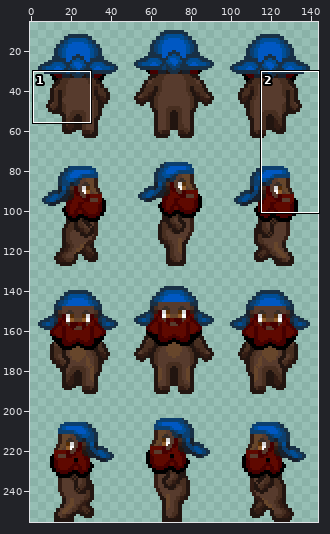
Sprite sheet, stored at collection/cabbit-diamonddmgirl/sprite/people/PNG/48x64_scale2x/townfolk-bearded_man-001-black.png. The picture above shows the old version from afar; the outline marks the close-up.
Close-up. The starting point:
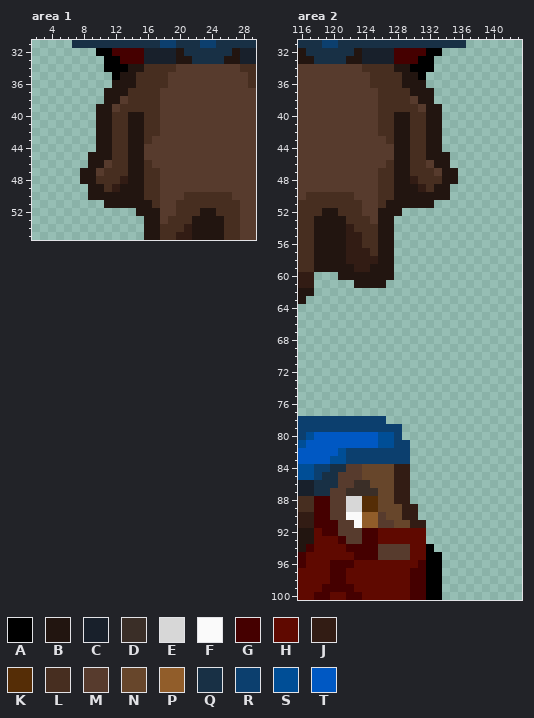
The file is 144x256 pixels. Shown: area 1: x 2..29, y 31..55; area 2: x 116..143, y 31..100. The wide view leaves out empty margins. The commit also changed other parts of the picture, which this record leaves out.
Palette (. is transparent): A #000000  B #221510  C #18202b  D #3a2e27  E #d7d7d7  F #fafafa  G #450000  H #5f0900  J #321c14  K #552d06  L #472e20  M #573b2d  N #67462b  P #915d2a  Q #183045  R #0c3f6e  S #004e96  T #0058c3
Pixels before, area 1, first column x 7:
31 QQQQQQQQQQQRRQQQRRQQQQQ
32 ...AAGGGGCCCCBQQQQQQBCC
33 ....AAGGGCCCCBBQQQQBBCC
34 ....AAABBLLLLMMMMMMMMLL
35 .....ABBLLLLMMMMMMMMMML
36 .....BBBLLLLMMMMMMMMMML
37 ....BBBLLLLMMMMMMMMMMMM
38 ....BBMLLLLMMMMMMMMMMMM
39 ...BBMLLLLLMMMMMMMMMMMM
40 ...BBLLBBLLMMMMMMMMMMMM
41 ...BBLLBBLLMMMMMMMMMMMM
42 ...BBLLBBLLMMMMMMMMMMMM
43 ...BBLLBBLMMMMMMMMMMMMM
44 ...BBLLBBMMMMMMMMMMMMMM
45 ..BBBLLBBMMMMMMMMMMMMMM
46 ..BBMLLBBLMMMMMMMMMMMMM
47 .BBMLLLBBLLMMMMMMMMMMMM
48 .BBLLLJBBLLMMMMMMMMMMMM
49 ..BBLJBBBLLMMMMMMMMMMMM
50 ..BBBBBBBLLMMMLLLLLLMMM
51 ....BBBBBBLMMLLLLLLLLMM
52 ........BBBMMLLLBBLLLMM
53 .........BBMLLLBBBBLLMM
54 .........BBLLLJBBBBLLMM
55 .........BBLLJJBBBBLLMM
Pixels before, area 2, first column x 116:
 31 QQQRRQQQQQQQQQQQQQQQQ
 32 BQQQQQQBCCCCGGGGAA...
 33 BBQQQQBBCCCCGGGAA....
 34 MMMMMMMMLLLLBBAAA....
 35 MMMMMMMMMLLLLBBA.....
 36 MMMMMMMMMLLLLBBB.....
 37 MMMMMMMMMMLLLLBBB....
 38 MMMMMMMMMMLLLLMBB....
 39 MMMMMMMMMMLLLLLMBB...
 40 MMMMMMMMMMLLBBLLBB...
 41 MMMMMMMMMMLLBBLLBB...
 42 MMMMMMMMMMLLBBLLBB...
 43 MMMMMMMMMMMLBBLLBB...
 44 MMMMMMMMMMMMBBLLBB...
 45 MMMMMMMMMMMMBBLLBBB..
 46 MMMMMMMMMMMLBBLLMBB..
 47 MMMMMMMMMMLLBBLLLMBB.
 48 MMMMMMMMMMLLBBJLLLBB.
 49 MMMMMMMMMMLLBBBJLBB..
 50 MLLLLLLMMMLLBBBBBBB..
 51 LLLLLLLLMMLBBBBBB....
 52 LLLBBLLLMMBBB........
 53 LLBBBBLLLMBB.........
 54 LLBBBBJLLLBB.........
 55 LLBBBBJJLLBB.........
 56 LLBBBBJJLLBB.........
 57 LLBBBBJJJLBB.........
 58 LLBBBBJJJJBB.........
 59 LLBBBBBJJBBB.........
 60 JJ...BBBBBBB.........
 61 JJ.....BBBB..........
 62 BB...................
 63 B....................
 64 .....................
 65 .....................
 66 .....................
 67 .....................
 68 .....................
 69 .....................
 70 .....................
 71 .....................
 72 .....................
 73 .....................
 74 .....................
 75 .....................
 76 .....................
 77 .....................
 78 RRRRRRRRRRR..........
 79 RRRRRRRRRRRRR........
 80 RSTTTTTTTTSSR........
 81 STTTTTTTTTSSRR.......
 82 TTTTTSRRRRRRRR.......
 83 TTTTSSRRRRRRRR.......
 84 SSRRQQMMNNNNJJ.......
 85 SSRQQMMMNNNNJJ.......
 86 CCQQQMMDDNNNJJ.......
 87 CCQQMMDDDDNNJJ.......
 88 LLGGMMEEKKNNJJ.......
 89 LLGGMMEEKKNNNJJ......
 90 JJGGMMFFPPMNNJJ......
 91 JJGGGMMFPPMMNNJJ.....
 92 BBHGGMMMGGHHHHHH.....
 93 BBHHHGMMGGHHHHHH.....
 94 BGHHHHGGGGMMMMHHA....
 95 GHHHHHHGGGMMMMHHAA...
 96 GHHHGGGHHHHHHHHGAA...
 97 HHHHGGHHHHHHHHGGAA...
 98 HHHHGGHHHHHHHHGGAA...
 99 HHHGGGGHHHHHHHGGAA...
100 HHGGHHGGHHHHHHGGAA...
The result:
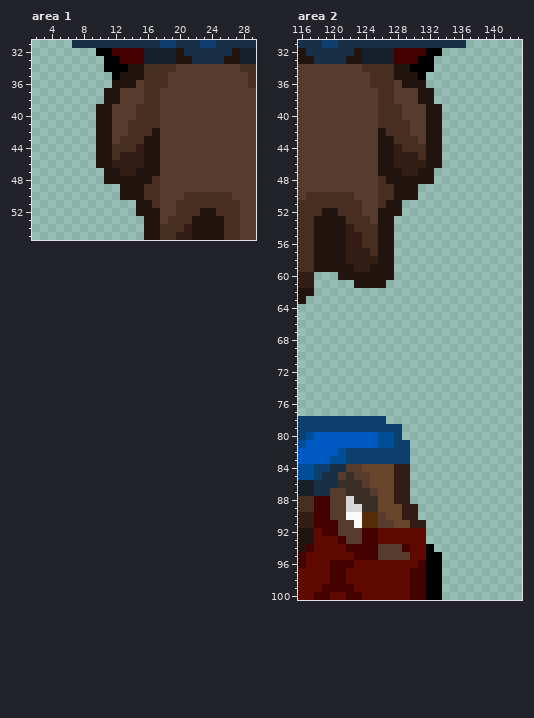
What changed:
Area 1:
y 35: x 15 L -> B
y 36: x 15 L -> M
y 37: x 13..15 BLL -> MMM
y 38: x 14..15 LL -> MM
y 39: x 13..14 LL -> MM
y 40: x 12..15 LLBB -> MMML
y 41: x 12..15 LLBB -> MMLL
y 42: x 12..15 LLBB -> MMLL; x 17 L -> B
y 43: x 12 L -> M; x 14..17 BBLM -> LLBB
y 44: x 14..17 BBMM -> LJBB
y 45: x 9 B -> .; x 13..17 LBBMM -> JJJBB
y 46: x 9 B -> .; x 11..17 MLLBBLM -> BJJJJBB
y 47: x 8..14 BBMLLLB -> ...BBJJ; x 16..17 LL -> BB
y 48: x 8..13 BBLLLJ -> ...BBB; x 16 L -> B
y 49: x 9..12 BBLJ -> ....
y 50: x 9..12 BBBB -> ....
y 51: x 11..14 BBBB -> ....
Area 2:
y 35: x 128 L -> B
y 36: x 128 L -> M
y 37: x 128..130 LLB -> MMM
y 38: x 128..129 LL -> MM
y 39: x 129..130 LL -> MM
y 40: x 128..131 BBLL -> LMMM
y 41: x 128..131 BBLL -> LLMM
y 42: x 126 L -> B; x 128..131 BBLL -> LLMM
y 43: x 126..129 MLBB -> BBLL; x 131 L -> M
y 44: x 126..129 MMBB -> BBJL
y 45: x 126..130 MMBBL -> BBJJJ; x 134 B -> .
y 46: x 126..132 MLBBLLM -> BBJJJJB; x 134 B -> .
y 47: x 126..127 LL -> BB; x 129..135 BLLLMBB -> JJBB...
y 48: x 127 L -> B; x 130..135 JLLLBB -> BBB...
y 49: x 131..134 JLBB -> ....
y 50: x 131..134 BBBB -> ....
y 51: x 129..132 BBBB -> ....
y 85: x 122 M -> D; x 124 N -> M
y 86: x 121..122 MM -> DD; x 124 D -> M
y 87: x 125 D -> M
y 88: x 123..125 EKK -> DDD
y 89: x 124..125 KK -> DD
y 90..91: x 124..125 PP -> KK
y 94: x 129 M -> G
Pixel boxes of the changes (left, top, right, bottom) in both close-ups:
changed: (80, 72, 160, 208)
changed: (378, 72, 458, 208)
changed: (338, 472, 410, 552)
